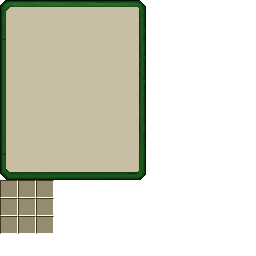
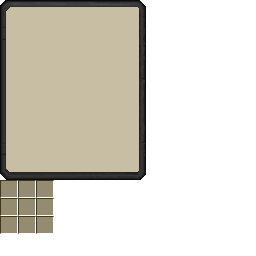
The second 256×256 image is a revision of the first. Changes to its layers:
painted on "Layer 1" over <box>0,0,146,180</box>
